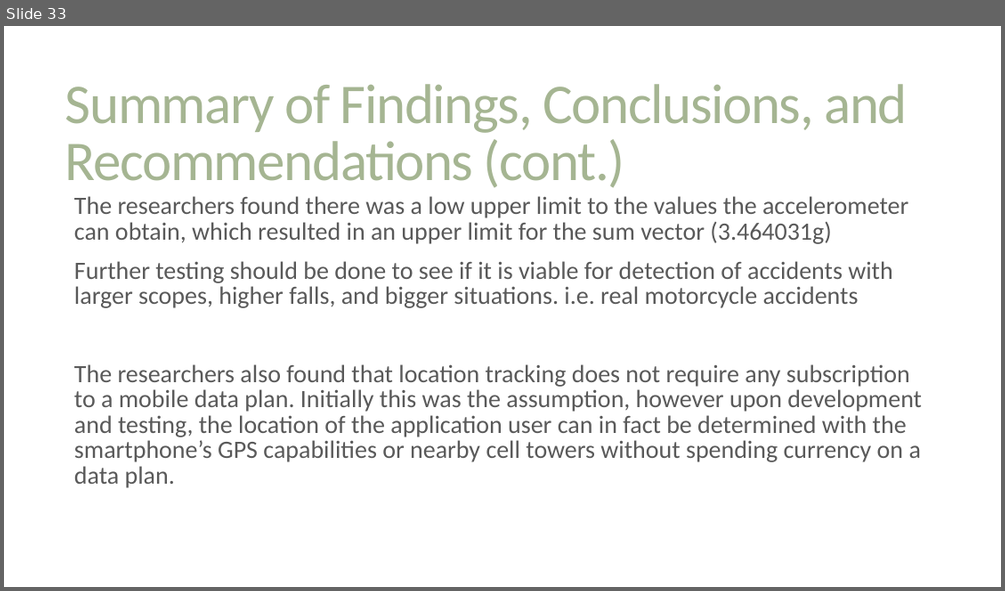
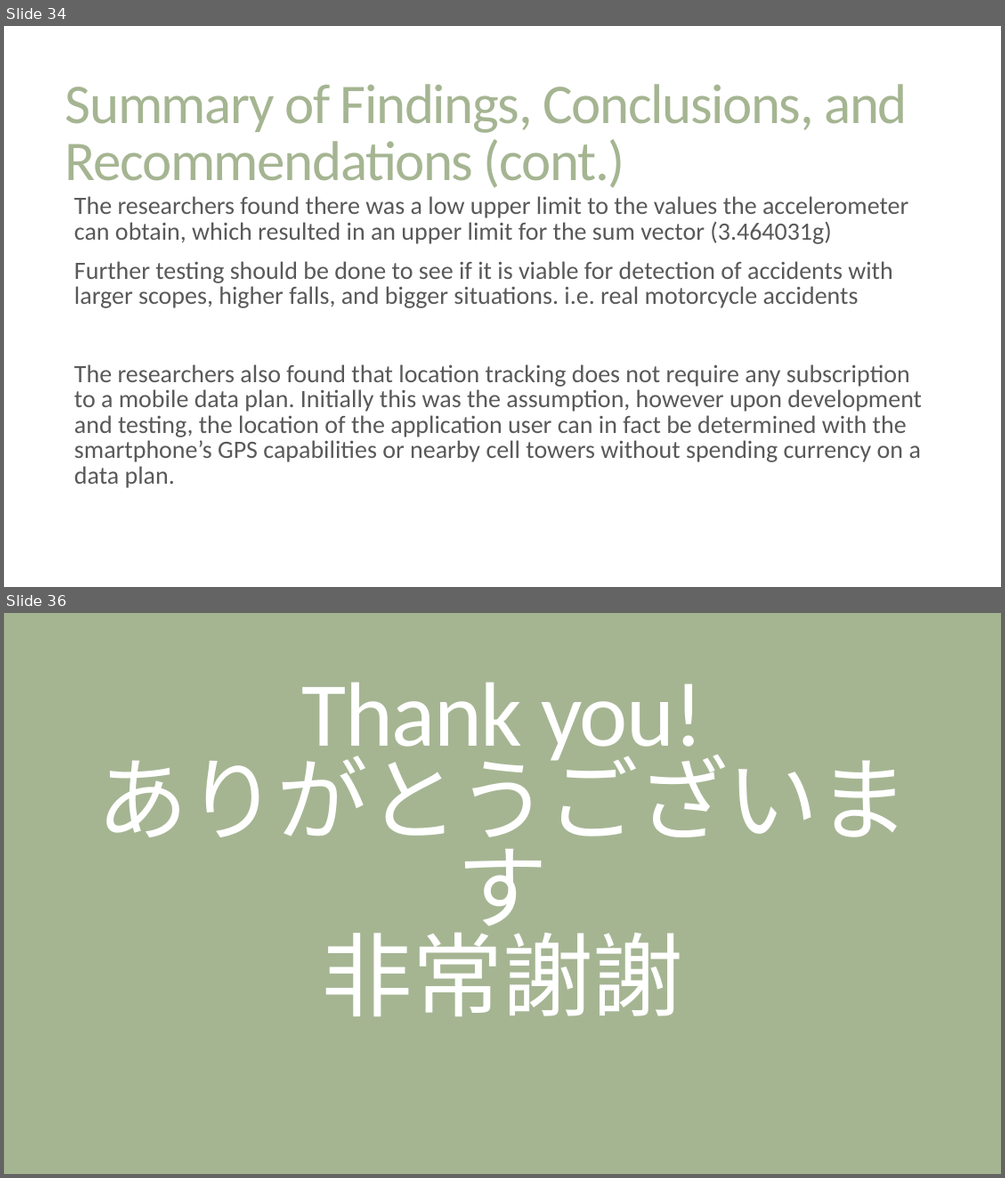
Before and after one commit to Talatsu92/Thesis, a slide deck: Documents/Thesis Defense.pptx. Shown one above the other, each under a label of ours: slide 33 before the commit, slides 34 and 36 after it; the slides between them are not shown. The pictures are 1005x591 and 1005x1178 pixels, drawn with LibreOffice and Linux fonts; fonts in the diff are those of the drawing. Boxes give left, top, right and bottom in pixels: in the first picture for what was removed or moved away, otherwise in the second. Text is boxed around its words. In the diff, an @@ line names an element or a change of style, - is before the commit and + after.

```diff
--- a/Documents/Thesis Defense.pptx
+++ b/Documents/Thesis Defense.pptx
@@ slide 36 added at <box>4,613,1001,1174</box>, background #A5B592 @@
@@ title added at <box>97,682,908,1016</box>, 88 pt, text #FFFFFF @@
+Thank you!
+ありがとうございます
+非常謝謝
@@ what was slide 33 is now slide 34 @@
```
Also in this commit, not shown: 6 slides changed, 1 other slide added, 1 slide removed, 11 other files.
